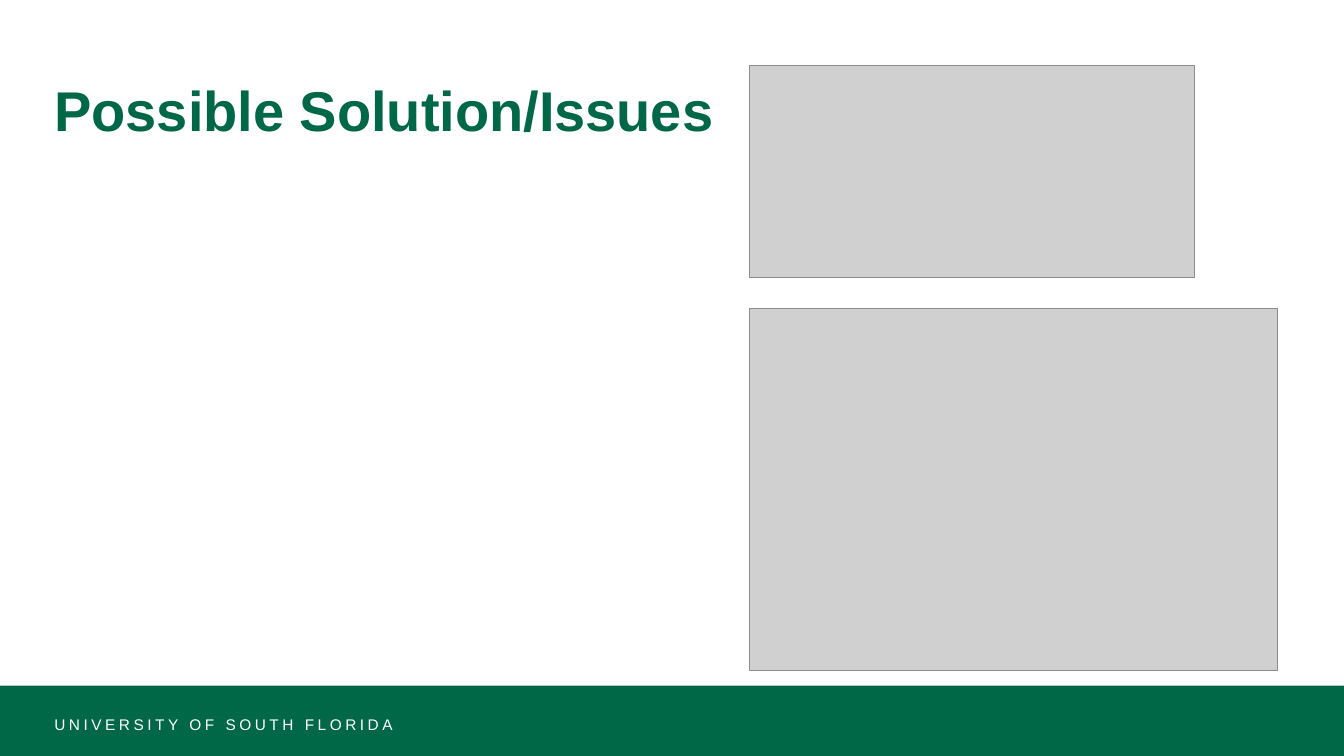
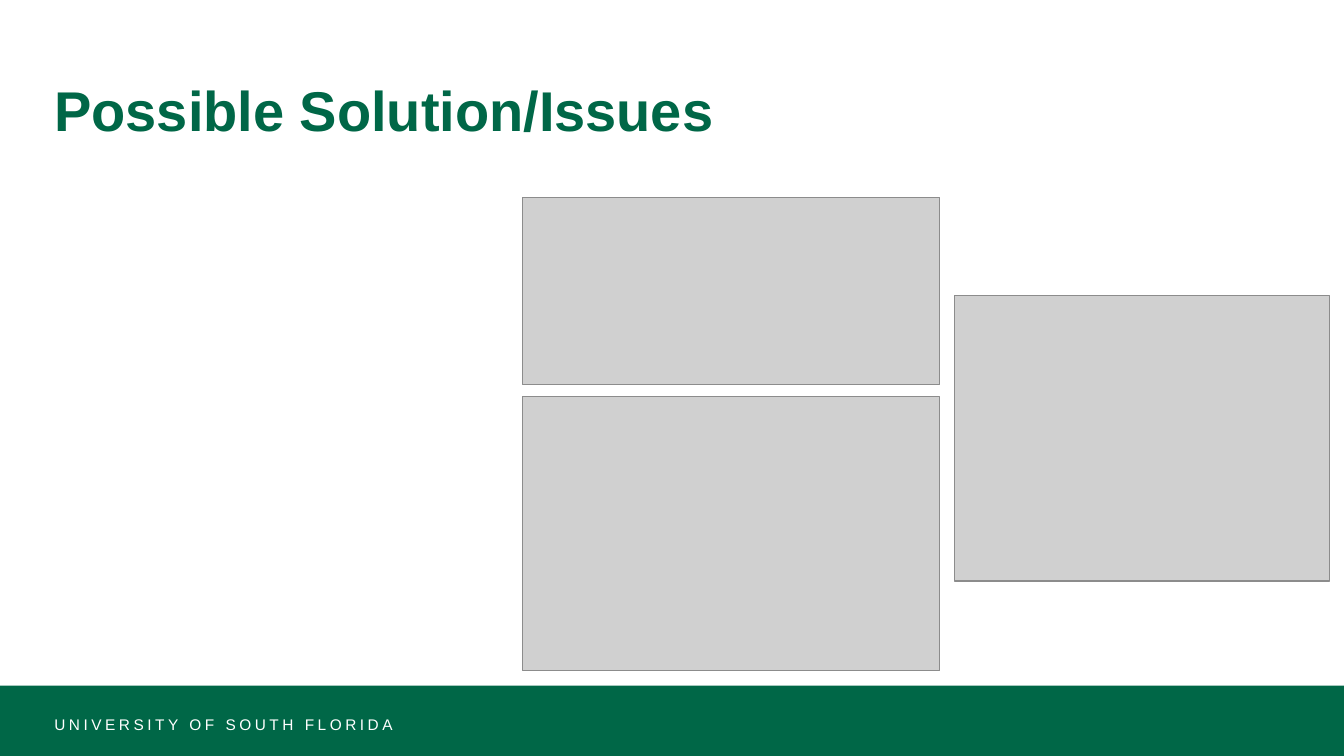
Before and after one commit to KS-AO-HUB/OS-Group-Project, a slide deck: slide 6 of catalan.pptx (slide 5 before the commit). Drawn at 1344x756 pixels with LibreOffice and Linux fonts; fonts in the diff are those of the drawing; grey boxes stand for pictures. Boxes give left, top, right and bottom in pixels: in the first picture for what was removed or moved away, otherwise in the second. Text is boxed around its words. In the diff, an @@ line names an element or a change of style, - is before the commit and + after.

```diff
--- a/catalan.pptx
+++ b/catalan.pptx
@@ picture removed at [750, 66, 1196, 277] @@
@@ picture added at [522, 197, 940, 384] @@
@@ picture added at [955, 295, 1330, 581] @@
@@ picture removed at [750, 309, 1278, 670] @@
@@ picture added at [522, 397, 940, 671] @@
```
Also in this commit, not shown: 9 other slides changed, 1 slide added, 1 other file.
